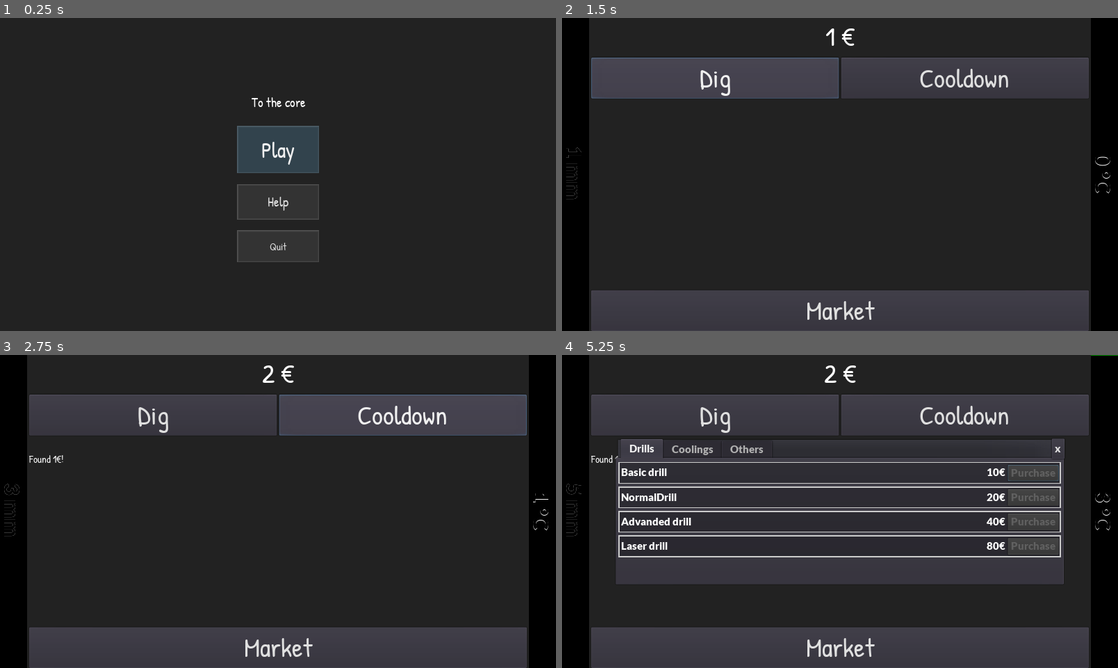
Above: before the commit, frames 1-4 (two rows, left to right).
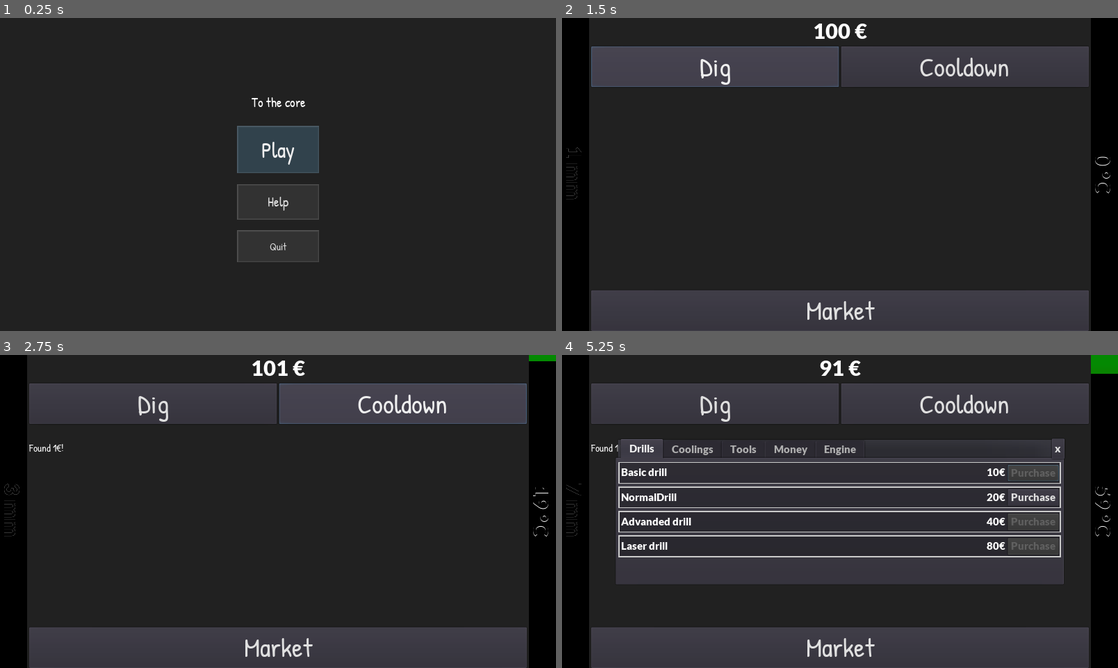
Above: after the commit, the same moments.

Repository: AzariasB/ld48
Game: Godot game, scene res://scenes/menu.tscn
Same seed, same stepped clock (60 frames per second), same inputs: the game is played once before the commit and once after it.
Inputs (mouse positions are in pixels of both pictures, inside the frame that each line leads up to):
- Up to frame 1 (0.25 s): no input
- Up to frame 2 (1.5 s): click "Play" at 0.5 s; click "Dig" at 1.25 s
- Up to frame 3 (2.75 s): click "Cooldown" at 2 s
- Up to frame 4 (5.25 s): click "Market" at 2.75 s; click (1034, 473) at 3.5 s, where only the run after the commit has a clickable "Purchase"; click "Dig" at 4.25 s; click "Cooldown" at 5 s

The runs differ from the first frame. In frame 2, 7.8% of the frame differs, in the area x 5-95%, y 1-26%; in frame 3, 8.1%; in frame 4, 8.3%, in the area x 0-100%, y 0-58%.

Commit message:
All mechanics seem to be in place

Diff:
--- a/project.godot
+++ b/project.godot
@@ -32,7 +32,6 @@
 
 [rendering]
 
-quality/driver/driver_name="GLES2"
 vram_compression/import_etc=true
 vram_compression/import_etc2=false
 environment/default_clear_color=Color( 0.133333, 0.133333, 0.133333, 1 )
--- a/scenes/game.tscn
+++ b/scenes/game.tscn
@@ -6,11 +6,16 @@
 [ext_resource path="res://resources/font.tres" type="DynamicFont" id=4]
 [ext_resource path="res://scripts/game.gd" type="Script" id=5]
 [ext_resource path="res://scenes/market.tscn" type="PackedScene" id=6]
+[ext_resource path="res://assets/Lato/Lato-Black.ttf" type="DynamicFontData" id=7]
 
 [sub_resource type="DynamicFont" id=1]
+size = 40
+font_data = ExtResource( 7 )
+
+[sub_resource type="DynamicFont" id=2]
 font_data = ExtResource( 3 )
 
-[sub_resource type="DynamicFont" id=2]
+[sub_resource type="DynamicFont" id=3]
 size = 20
 font_data = ExtResource( 3 )
 
@@ -51,14 +56,14 @@
 
 [node name="HBoxContainer" type="HBoxContainer" parent="HBoxContainer/VBoxContainer"]
 margin_right = 916.0
-margin_bottom = 69.0
+margin_bottom = 49.0
 alignment = 1
 
 [node name="moneyValue" type="Label" parent="HBoxContainer/VBoxContainer/HBoxContainer"]
 margin_right = 916.0
-margin_bottom = 69.0
+margin_bottom = 49.0
 size_flags_horizontal = 3
-custom_fonts/font = ExtResource( 4 )
+custom_fonts/font = SubResource( 1 )
 text = "0 €"
 align = 1
 __meta__ = {
@@ -66,9 +71,9 @@
 }
 
 [node name="HBoxContainer2" type="HBoxContainer" parent="HBoxContainer/VBoxContainer"]
-margin_top = 73.0
+margin_top = 53.0
 margin_right = 916.0
-margin_bottom = 148.0
+margin_bottom = 128.0
 
 [node name="dig" type="Button" parent="HBoxContainer/VBoxContainer/HBoxContainer2"]
 margin_right = 456.0
@@ -86,18 +91,18 @@
 text = "Cooldown"
 
 [node name="HBoxContainer4" type="HBoxContainer" parent="HBoxContainer/VBoxContainer"]
-margin_top = 152.0
+margin_top = 132.0
 margin_right = 916.0
 margin_bottom = 497.0
 size_flags_vertical = 3
 
 [node name="logs" type="RichTextLabel" parent="HBoxContainer/VBoxContainer/HBoxContainer4"]
 margin_right = 916.0
-margin_bottom = 345.0
+margin_bottom = 365.0
 size_flags_horizontal = 3
 size_flags_vertical = 3
-custom_fonts/mono_font = SubResource( 1 )
-custom_fonts/normal_font = SubResource( 2 )
+custom_fonts/mono_font = SubResource( 2 )
+custom_fonts/normal_font = SubResource( 3 )
 text = "
 "
 
--- a/scenes/market.tscn
+++ b/scenes/market.tscn
@@ -47,27 +47,30 @@
 margin_bottom = 41.0
 price = 10
 text = "Basic drill"
-purchase_type = 0
+purchase_type = 1
 
 [node name="NormalDrill" parent="TabContainer/Drills" instance=ExtResource( 4 )]
 margin_top = 46.0
 margin_bottom = 87.0
 price = 20
 text = "NormalDrill"
+required_purchase = 1
 
 [node name="AdvancedDrill" parent="TabContainer/Drills" instance=ExtResource( 4 )]
 margin_top = 92.0
 margin_bottom = 133.0
 price = 40
 text = "Advanded drill"
-purchase_type = 2
+purchase_type = 3
+required_purchase = 2
 
 [node name="LaserDrill" parent="TabContainer/Drills" instance=ExtResource( 4 )]
 margin_top = 138.0
 margin_bottom = 179.0
 price = 80
 text = "Laser drill"
-purchase_type = 3
+purchase_type = 4
+required_purchase = 3
 
 [node name="Coolings" type="VBoxContainer" parent="TabContainer"]
 visible = false
@@ -83,44 +86,135 @@
 margin_bottom = 41.0
 price = 10
 text = "Bucket'o'water"
-purchase_type = 4
-
-[node name="ColdWater2" parent="TabContainer/Coolings" instance=ExtResource( 4 )]
+purchase_type = 5
+
+[node name="ColdWater" parent="TabContainer/Coolings" instance=ExtResource( 4 )]
 margin_top = 46.0
 margin_bottom = 87.0
 price = 20
 text = "Cold water"
-purchase_type = 5
+purchase_type = 6
+required_purchase = 5
 
 [node name="CentralAirConditioner" parent="TabContainer/Coolings" instance=ExtResource( 4 )]
 margin_top = 92.0
 margin_bottom = 133.0
 price = 40
 text = "Central air conditioner"
-purchase_type = 6
+purchase_type = 7
+required_purchase = 6
 
 [node name="CoolingLiquid" parent="TabContainer/Coolings" instance=ExtResource( 4 )]
 margin_top = 138.0
 margin_bottom = 179.0
 price = 80
 text = "Cooling liquid"
-purchase_type = 7
-
-[node name="Others" type="VBoxContainer" parent="TabContainer"]
-visible = false
-anchor_right = 1.0
-anchor_bottom = 1.0
-margin_left = 4.0
-margin_top = 43.0
-margin_right = -4.0
-margin_bottom = -4.0
-
-[node name="MetalDetector" parent="TabContainer/Others" instance=ExtResource( 4 )]
+purchase_type = 8
+required_purchase = 7
+
+[node name="Tools" type="VBoxContainer" parent="TabContainer"]
+visible = false
+anchor_right = 1.0
+anchor_bottom = 1.0
+margin_left = 4.0
+margin_top = 43.0
+margin_right = -4.0
+margin_bottom = -4.0
+
+[node name="Gloves" parent="TabContainer/Tools" instance=ExtResource( 4 )]
+margin_top = 138.0
+margin_bottom = 179.0
+price = 20
+text = "Gloves"
+purchase_type = 9
+
+[node name="Shovel" parent="TabContainer/Tools" instance=ExtResource( 4 )]
+margin_top = 138.0
+margin_bottom = 179.0
+price = 40
+text = "Shovel"
+purchase_type = 10
+required_purchase = 9
+
+[node name="Pickaxe" parent="TabContainer/Tools" instance=ExtResource( 4 )]
+margin_top = 138.0
+margin_bottom = 179.0
+price = 80
+text = "Pickaxe"
+purchase_type = 11
+required_purchase = 10
+
+[node name="Excavator" parent="TabContainer/Tools" instance=ExtResource( 4 )]
+margin_top = 138.0
+margin_bottom = 179.0
+price = 200
+text = "Excavator"
+purchase_type = 12
+required_purchase = 11
+
+[node name="Money" type="VBoxContainer" parent="TabContainer"]
+visible = false
+anchor_right = 1.0
+anchor_bottom = 1.0
+margin_left = 4.0
+margin_top = 43.0
+margin_right = -4.0
+margin_bottom = -4.0
+
+[node name="Seive" parent="TabContainer/Money" instance=ExtResource( 4 )]
+margin_top = 138.0
+margin_bottom = 179.0
+price = 50
+text = "Seive"
+purchase_type = 13
+
+[node name="MetalDetector" parent="TabContainer/Money" instance=ExtResource( 4 )]
 margin_top = 138.0
 margin_bottom = 179.0
 price = 100
 text = "Metal detector"
-purchase_type = 8
+purchase_type = 14
+required_purchase = 13
+
+[node name="Magnet" parent="TabContainer/Money" instance=ExtResource( 4 )]
+margin_top = 138.0
+margin_bottom = 179.0
+price = 300
+text = "Magnet"
+purchase_type = 15
+required_purchase = 14
+
+[node name="Scanner" parent="TabContainer/Money" instance=ExtResource( 4 )]
+margin_top = 138.0
+margin_bottom = 179.0
+price = 1000
+text = "Magnet"
+purchase_type = 16
+required_purchase = 15
+
+[node name="Engine" type="VBoxContainer" parent="TabContainer"]
+visible = false
+anchor_right = 1.0
+anchor_bottom = 1.0
+margin_left = 4.0
+margin_top = 43.0
+margin_right = -4.0
+margin_bottom = -4.0
+
+[node name="Repair" parent="TabContainer/Engine" instance=ExtResource( 4 )]
+margin_top = 138.0
+margin_bottom = 179.0
+price = 100
+text = "Repair engine"
+purchase_type = 17
+one_use = false
+
+[node name="EngineImprove" parent="TabContainer/Engine" instance=ExtResource( 4 )]
+margin_top = 138.0
+margin_bottom = 179.0
+price = 500
+text = "Improved drill engine"
+purchase_type = 18
 
 [node name="Close" type="Button" parent="."]
 margin_left = 801.539
--- a/scripts/game.gd
+++ b/scripts/game.gd
@@ -6,6 +6,7 @@
 var drill_mult = 1
 var drill_bonus = 0
 var drilled_depth = 0.0
+var heating_steps = 10
 var cooling_mult = 1
 
 var money = 0
@@ -46,7 +47,7 @@
 	self.drilled_depth += (delta * drill_mult + drill_bonus)
 	if self.drilled_depth >= 1:
 		self.drilled_depth -= 1
-		temperature_node.increase_progress(1)
+		temperature_node.increase_progress(self.heating_steps)
 		self._increase_depth(1)
 
 func _gain_money(money):
@@ -60,7 +61,7 @@
 func _manual_dig():
 	self._increase_depth(1)
 	#Debug only
-	self._gain_money(1)
+	self._gain_money(100)
 
 func _cooldown():
 	self.temperature_node.increase_progress(-1 * cooling_mult)
@@ -82,8 +83,13 @@
 		global.PurchaseType.BUCKET_O_WATER:
 			cooling_mult = 2
 		global.PurchaseType.CENTRAL_AIR_CONDITIONER:
-			cooling_mult = 3
+			heating_steps = 5
 		global.PurchaseType.COLD_WATER:
-			cooling_mult = 4
+			cooling_mult = 5
 		global.PurchaseType.COOLING_LIQUID:
-			cooling_mult = 5
+			heating_steps = 1
+		global.PurchaseType.METAL_DETECTOR:
+			min_money = -1
+			max_money = 3
+		global.PurchaseType.ENGINE_REPAIR:
+			self.temperature_node.set_progress(0.0)
--- a/scripts/global.gd
+++ b/scripts/global.gd
@@ -1,6 +1,7 @@
 extends Node
 
 enum PurchaseType {
+	NONE,
 	BASIC_DRILL,
 	NORMAL_DRILL,
 	ADVANCED_DRILL,
@@ -11,7 +12,18 @@
 	CENTRAL_AIR_CONDITIONER,
 	COOLING_LIQUID,
 
-	METAL_DETECTOR
+	GLOVES,
+	SHOVEL,
+	PICKAXE,
+	EXCAVATOR,
+
+	SIEVE,
+	METAL_DETECTOR,
+	MAGNET,
+	SCANNER,
+
+	ENGINE_REPAIR,
+	IMPROVED_DRILL_ENGINE,
 }
 
 signal money_change(money)
--- a/scripts/progress.gd
+++ b/scripts/progress.gd
@@ -3,9 +3,12 @@
 onready var label_node = $Label
 var unit = ""
 
-func set_progress(progress, unit: String):
+func set_progress(progress, unit: String = ""):
+	if unit:
+		self.unit = unit
+	else:
+		unit = self.unit
 	var text = str(progress) + " " + unit
-	self.unit = unit
 	label_node.text = text
 	self.value = progress
 
--- a/scripts/purchase.gd
+++ b/scripts/purchase.gd
@@ -3,7 +3,11 @@
 export(int) var price = 0
 export(String) var text = "Name"
 export(global.PurchaseType) var purchase_type = global.PurchaseType.NORMAL_DRILL
+export(global.PurchaseType) var required_purchase = global.PurchaseType.NONE
+export(bool) var one_use = true
 
+var has_previous_purchase = false
+var has_enough_money = false
 var bought = false
 
 onready var button_node = $HBoxContainer/Button
@@ -11,16 +15,29 @@
 onready var price_node = $HBoxContainer/Price
 
 func _ready():
+	self.has_previous_purchase = self.required_purchase == global.PurchaseType.NONE
+	self.has_enough_money = false
 	self.button_node.disabled = true
 	self.text_node.text = text
 	self.price_node.text = str(price) + "€"
 	global.connect("money_change", self, "_money_changed")
+	global.connect("purchase_made", self, "_update_condition")
 
+func _update_condition(purchase_type):
+	if self.has_previous_purchase or self.bought:
+		return
+	self.has_previous_purchase = purchase_type == self.required_purchase
+	self._update_internal_state()
 
 func _money_changed(money):
 	if self.bought:
 		return
-	if money >= self.price:
+	self.has_enough_money = self.price <= money
+	self._update_internal_state()
+
+
+func _update_internal_state():
+	if has_enough_money and has_previous_purchase:
 		self.button_node.disabled = false
 		self.button_node.connect("pressed", self, "_do_purchase")
 	else:
@@ -30,7 +47,8 @@
 
 func _do_purchase():
 	global.emit_signal("money_used", self.price)
-	self.button_node.disabled = true
-	self.button_node.disconnect("pressed", self, "_do_purchase")
-	self.bought = true
+	if one_use:
+		self.bought = true
+		self.button_node.disabled = true
+		self.button_node.disconnect("pressed", self, "_do_purchase")
 	global.emit_signal("purchase_made", self.purchase_type)
Not shown: 1 places in scenes/game.tscn that only renumber resources
